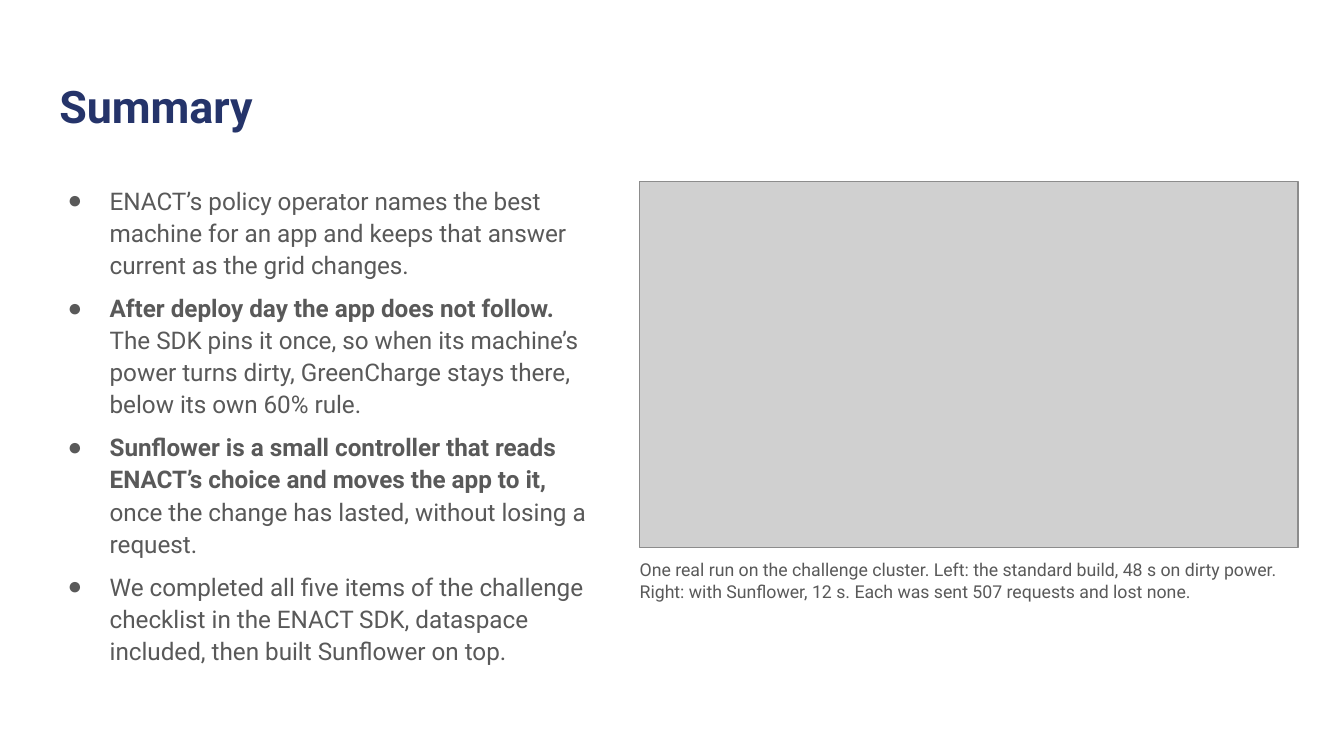
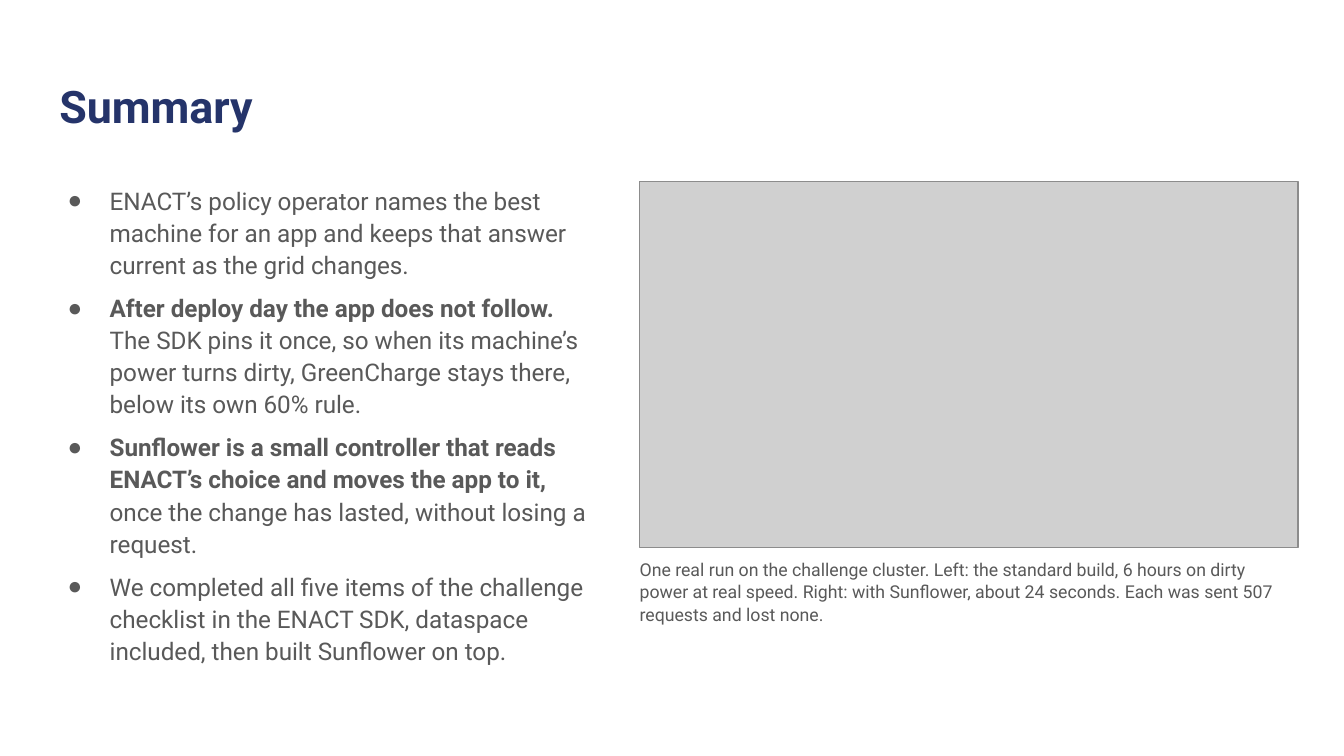
Before and after one commit to kinnuworks/sunflower-enact, a slide deck: slide 3 of docs/slides/Sunflower-VelesHack.pptx. Drawn at 1344x756 pixels with LibreOffice and Linux fonts; fonts in the diff are those of the drawing; grey boxes stand for pictures; background and template pictures are left out. Boxes give left, top, right and bottom in pixels: in the first picture for what was removed or moved away, otherwise in the second. Text is boxed around its words. In the diff, an @@ line names an element or a change of style, - is before the commit and + after.

Commit message:
Lead with the real-speed comparison: 6 hours against about 24 seconds
The screen's big number on each panel is now time on dirty power at real speed, counted up
live from the run's own log, with the replay seconds beneath it. The README, slides, pitch
and question sheet explain why 48 s against 12 s in the replay is not a four-to-one result.

```diff
--- a/docs/slides/Sunflower-VelesHack.pptx
+++ b/docs/slides/Sunflower-VelesHack.pptx
@@ text at box(640, 562, 1273, 625): text changed @@
-One real run on the challenge cluster. Left: the standard build, 48 s on dirty power. Right: with Sunflower, 12 s. Each was sent 507 requests and lost none.
+One real run on the challenge cluster. Left: the standard build, 6 hours on dirty power at real speed. Right: with Sunflower, about 24 seconds. Each was sent 507 requests and lost none.
```
Also in this commit, not shown: 1 other slide changed, 7 other files.
